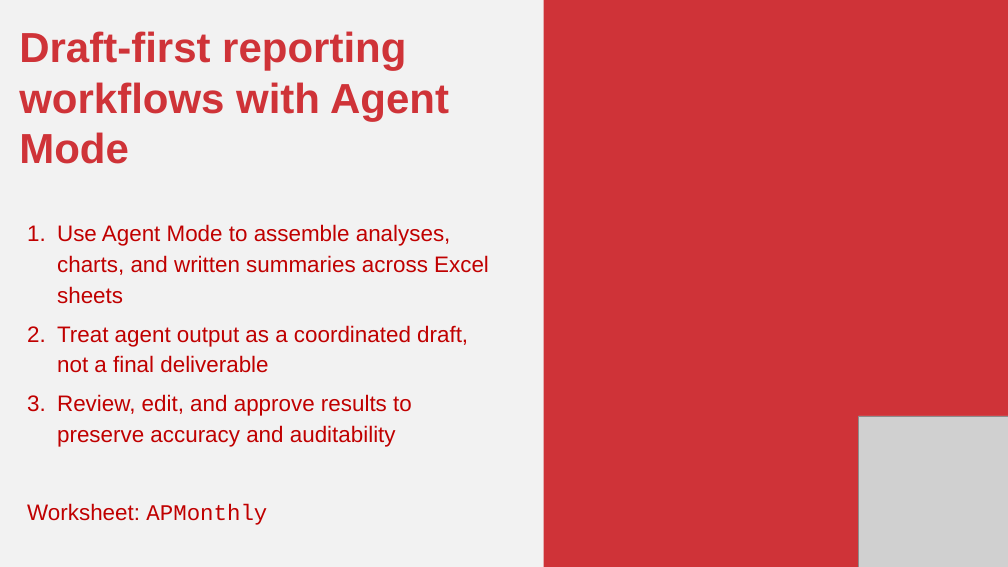
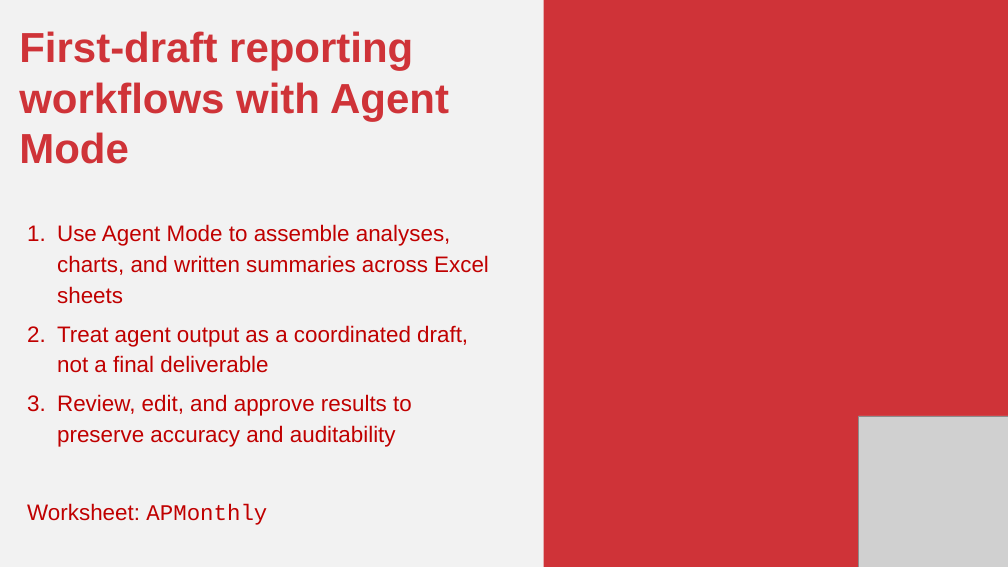
Before and after one commit to stringfestdata/iofm-new-excel-stack, a slide deck: slide 10 of iofm-new-excel-stack.pptx. Drawn at 1008x567 pixels with LibreOffice and Linux fonts; fonts in the diff are those of the drawing; grey boxes stand for pictures. Boxes give left, top, right and bottom in pixels: in the first picture for what was removed or moved away, otherwise in the second. Text is boxed around its words. In the diff, an @@ line names an element or a change of style, - is before the commit and + after.

```diff
--- a/iofm-new-excel-stack.pptx
+++ b/iofm-new-excel-stack.pptx
@@ text at box(19, 31, 449, 164): text changed @@
-Draft-first reporting workflows with Agent Mode
+First-draft reporting workflows with Agent Mode
```
Also in this commit, not shown: 1 other slide changed, 1 other file.
